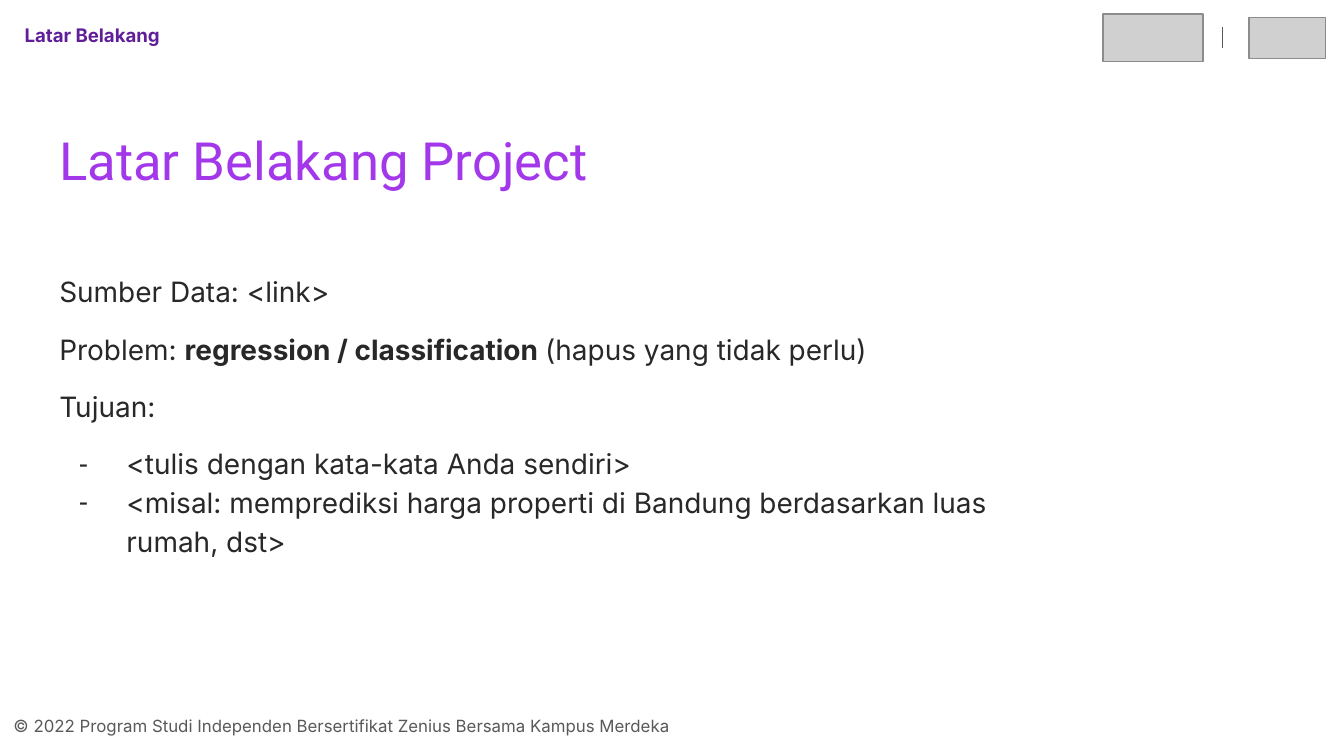
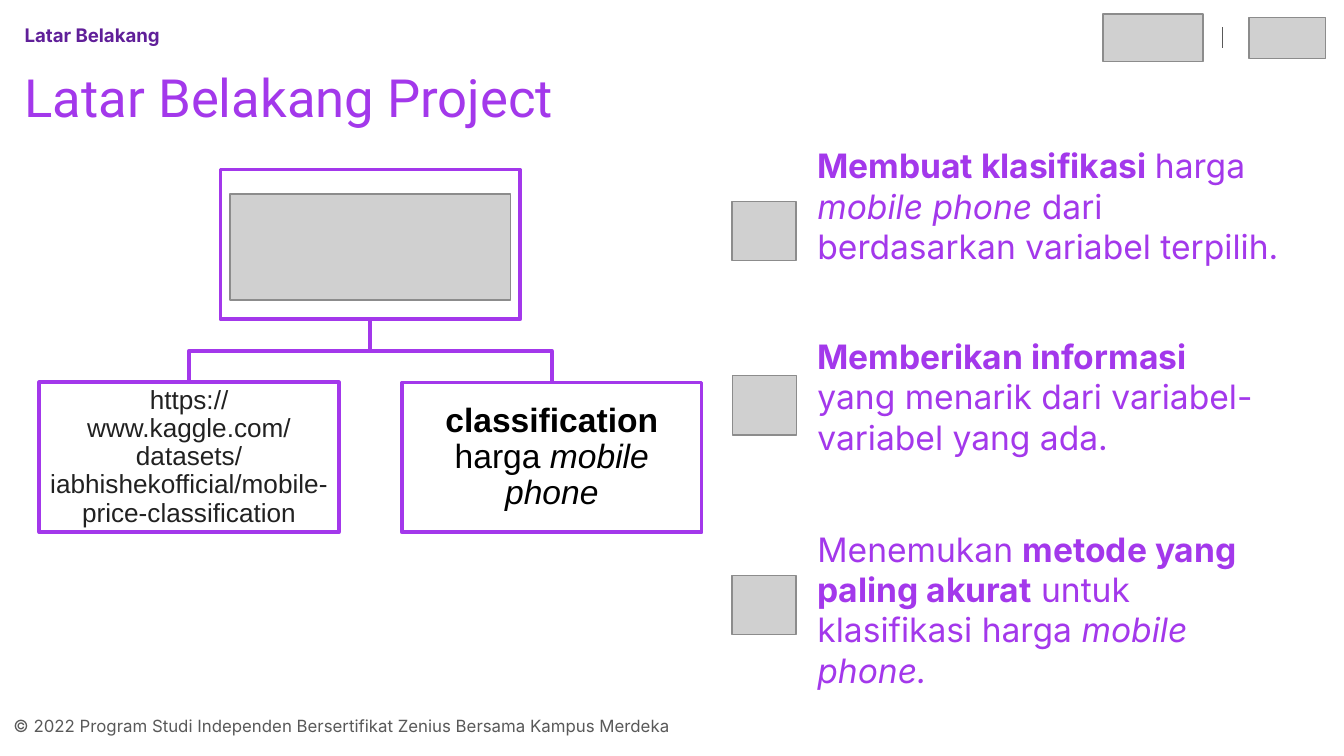
Before and after one commit to Liore-S/mobile-price-classification, a slide deck: slide 5 of Template Final Project.pptx. Drawn at 1344x756 pixels with LibreOffice and Linux fonts; fonts in the diff are those of the drawing; grey boxes stand for pictures. Boxes give left, top, right and bottom in pixels: in the first picture for what was removed or moved away, otherwise in the second. Text is boxed around its words. In the diff, an @@ line names an element or a change of style, - is before the commit and + after.

Commit message:
ppt final project

```diff
--- a/Template Final Project.pptx
+++ b/Template Final Project.pptx
@@ title "Latar Belakang Project": place and size @@
-title "Latar Belakang Project" at bbox=[59, 140, 588, 192]
+title "Latar Belakang Project" at bbox=[25, 77, 553, 129]
@@ picture added at bbox=[230, 194, 511, 300] @@
@@ text removed at bbox=[59, 281, 987, 557] @@
-Sumber Data: <link>
-Problem: regression / classification (hapus yang tidak perlu)
-Tujuan:
-– <tulis dengan kata-kata Anda sendiri>
-– <misal: memprediksi harga properti di Bandung berdasarkan luas rumah, dst>
@@ group added at bbox=[39, 169, 702, 532]: 3 rectangles, 2 freeform shapes, 2 texts @@
+https://www.kaggle.com/datasets/iabhishekofficial/mobile-price-classification
+classification harga mobile phone
@@ group added at bbox=[732, 152, 1278, 690]: 3 pictures, 3 texts @@
+Membuat klasifikasi harga mobile phone dari berdasarkan variabel terpilih.
+Memberikan informasi yang menarik dari variabel-variabel yang ada.
+Menemukan metode yang paling akurat untuk klasifikasi harga mobile phone.
```
Also in this commit, not shown: 6 other slides changed, 3 slides added, 1 slide removed.
